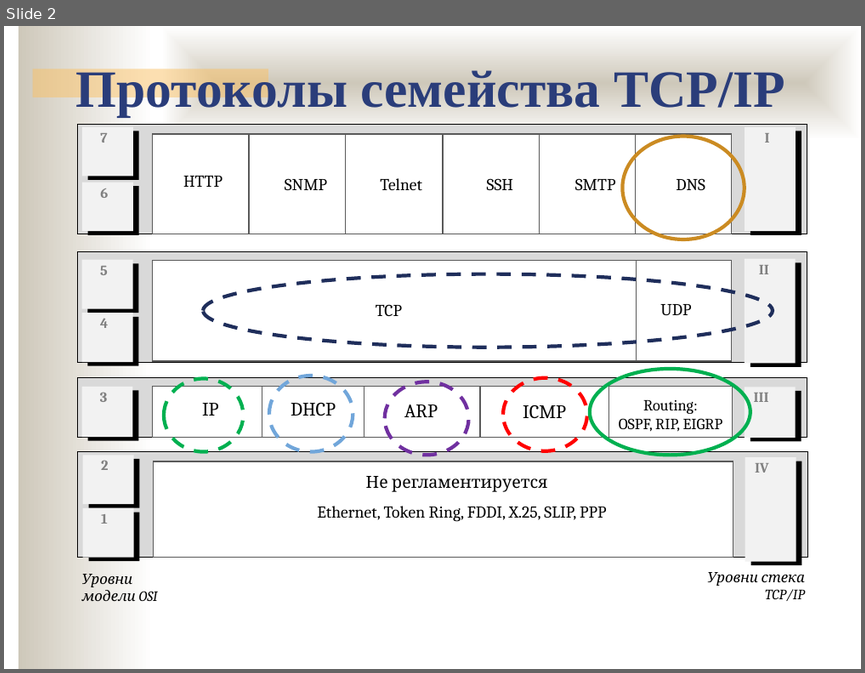
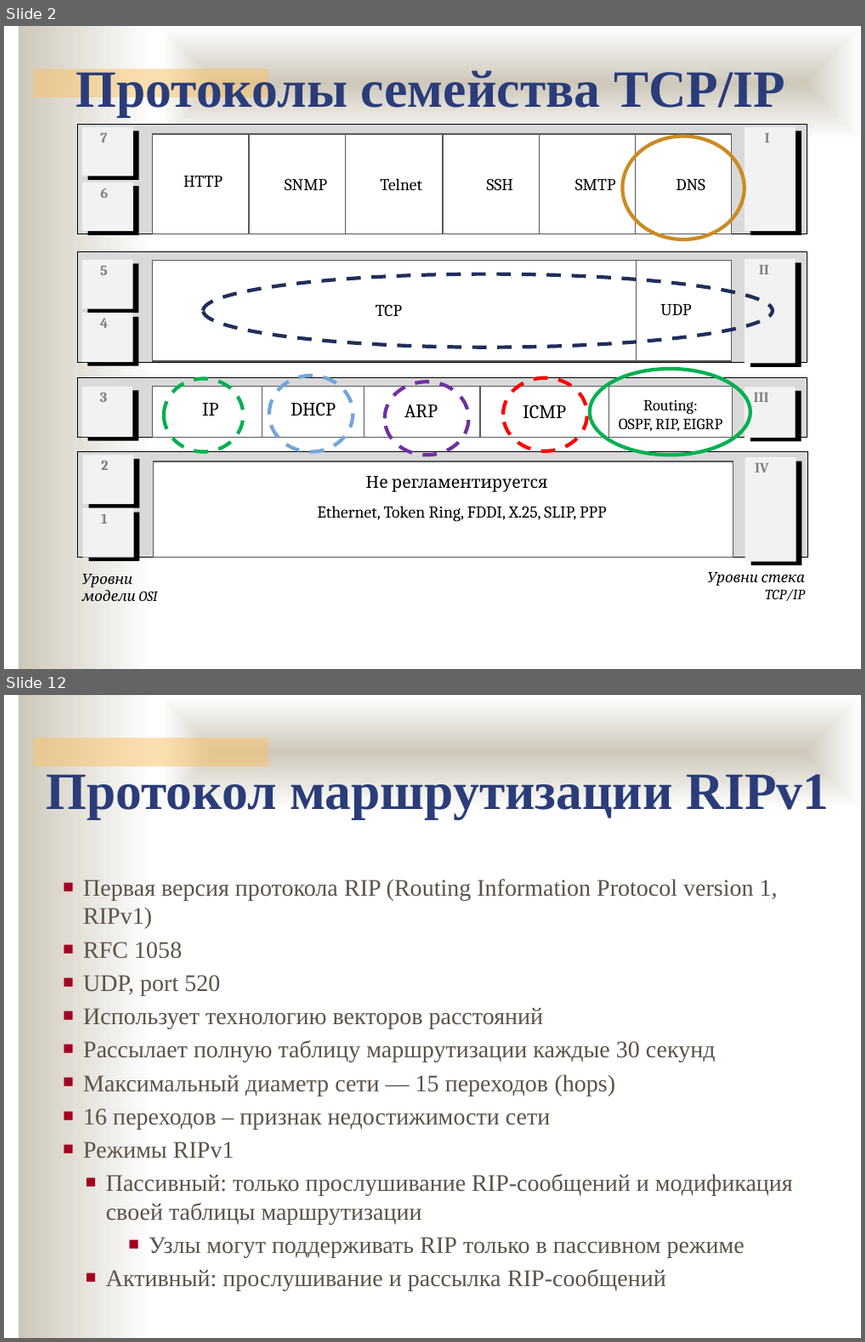
Before and after one commit to ukoloff/nets, a slide deck: lecture/12.pptx. Shown one above the other, each under a label of ours: slide 2 before the commit, slides 2 and 12 after it; the slides between them are not shown. The pictures are 865x673 and 865x1342 pixels, drawn with LibreOffice and Linux fonts; fonts in the diff are those of the drawing; background and template pictures are left out. Boxes give left, top, right and bottom in pixels: in the first picture for what was removed or moved away, otherwise in the second. Text is boxed around its words. In the diff, an @@ line names an element or a change of style, - is before the commit and + after.

```diff
--- a/lecture/12.pptx
+++ b/lecture/12.pptx
@@ slide 12 added at <box>4,695,861,1338</box>, background #FFFFFF; not listed: 3 template elements that a slide beside it also shows @@
@@ text added at <box>46,774,829,819</box>, 44 pt, text #2A3D7A, bold @@
+Протокол маршрутизации RIPv1
@@ text added at <box>83,879,793,1291</box>, 20 pt, text #5B5249 @@
+■ Первая версия протокола RIP (Routing Information Protocol version 1, RIPv1)
+■ RFC 1058
+■ UDP, port 520
+■ Использует технологию векторов расстояний
+■ Рассылает полную таблицу маршрутизации каждые 30 секунд
+■ Максимальный диаметр сети — 15 переходов (hops)
+■ 16 переходов – признак недостижимости сети
+■ Режимы RIPv1
+  ■ Пассивный: только прослушивание RIP-сообщений и модификация своей таблицы маршрутизации
+    ■ Узлы могут поддерживать RIP только в пассивном режиме
+  ■ Активный: прослушивание и рассылка RIP-сообщений
```
Also in this commit, not shown: 27 other slides added.
